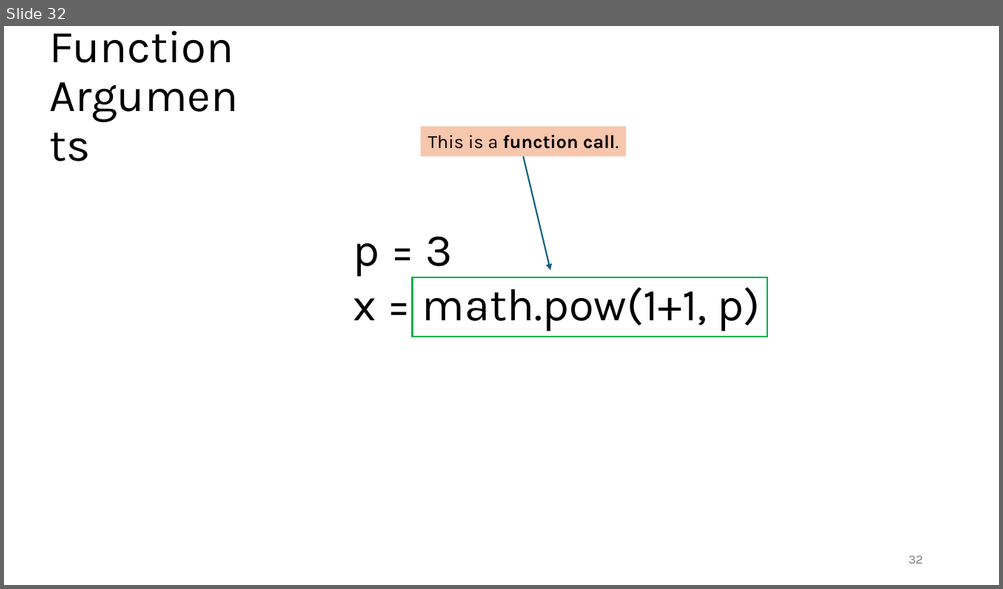
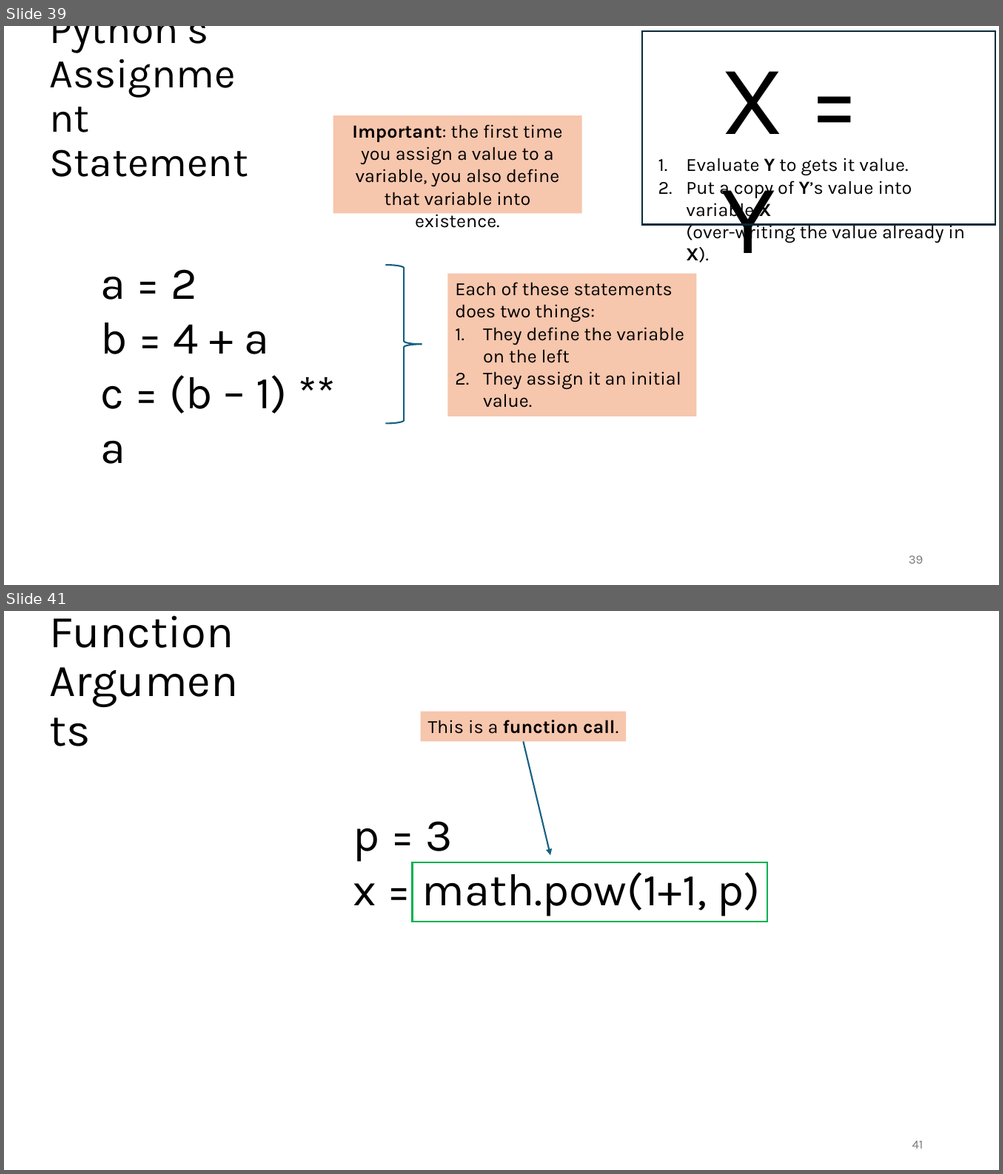
Before and after one commit to tjd1234/cmpt120spring2026, a slide deck: lecture_notes/chapter2/chapter2.pptx. Shown one above the other, each under a label of ours: slide 32 before the commit, slides 39 and 41 after it; the slides between them are not shown. The pictures are 1003x589 and 1003x1174 pixels, drawn with LibreOffice and Linux fonts; fonts in the diff are those of the drawing. Boxes give left, top, right and bottom in pixels: in the first picture for what was removed or moved away, otherwise in the second. Text is boxed around its words. In the diff, an @@ line names an element or a change of style, - is before the commit and + after.

Commit message:
added assignment 2

```diff
--- a/lecture_notes/chapter2/chapter2.pptx
+++ b/lecture_notes/chapter2/chapter2.pptx
@@ slide 39 added at (x1=4, y1=26, x2=999, y2=585), background #FFFFFF @@
@@ title added at (x1=49, y1=26, x2=248, y2=177), 39.6 pt, text #000000 @@
+Python’s
+Assignment
+Statement
@@ rectangle added at (x1=642, y1=31, x2=995, y2=224), outline #092A39 1.5 pt @@
@@ text added at (x1=720, y1=71, x2=784, y2=253), 96 pt, text #000000 @@
+X = Y
@@ rectangle added at (x1=333, y1=116, x2=581, y2=213), fill #F6C6AD, 18 pt, text #000000 @@
+Important: the first time you assign a value to a variable, you also define that variable into existence.
@@ text added at (x1=686, y1=158, x2=965, y2=263), 18 pt, text #000000 @@
+1. Evaluate Y to gets it value.
+2. Put a copy of Y’s value into variable X
+   (over-writing the value already in X).
@@ text added at (x1=100, y1=269, x2=287, y2=464), 44 pt, text #000000 @@
+a = 2
+b = 4 + a
+c = (b – 1) ** a
@@ right brace added at (x1=385, y1=265, x2=422, y2=423), outline #156082 1.5 pt @@
@@ rectangle added at (x1=448, y1=274, x2=697, y2=417), fill #F6C6AD, 18 pt, text #000000 @@
+Each of these statements does two things:
+1. They define the variable on the left
+2. They assign it an initial value.
@@ page number added at (x1=908, y1=556, x2=923, y2=564), 12 pt, text #797979 @@
+39
@@ what was slide 32 is now slide 41 @@
@@ page number at (x1=912, y1=1141, x2=923, y2=1149): text changed @@
-32
+41
```
Also in this commit, not shown: 15 slides changed, 9 other slides added, 34 other files.
